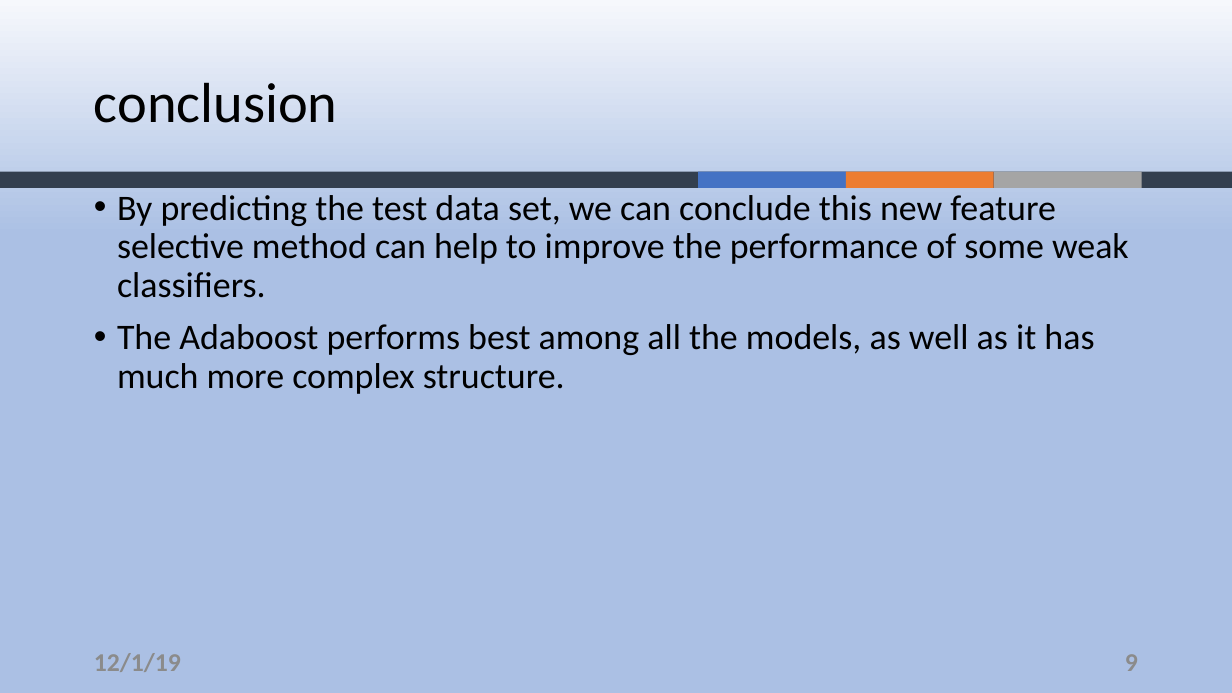
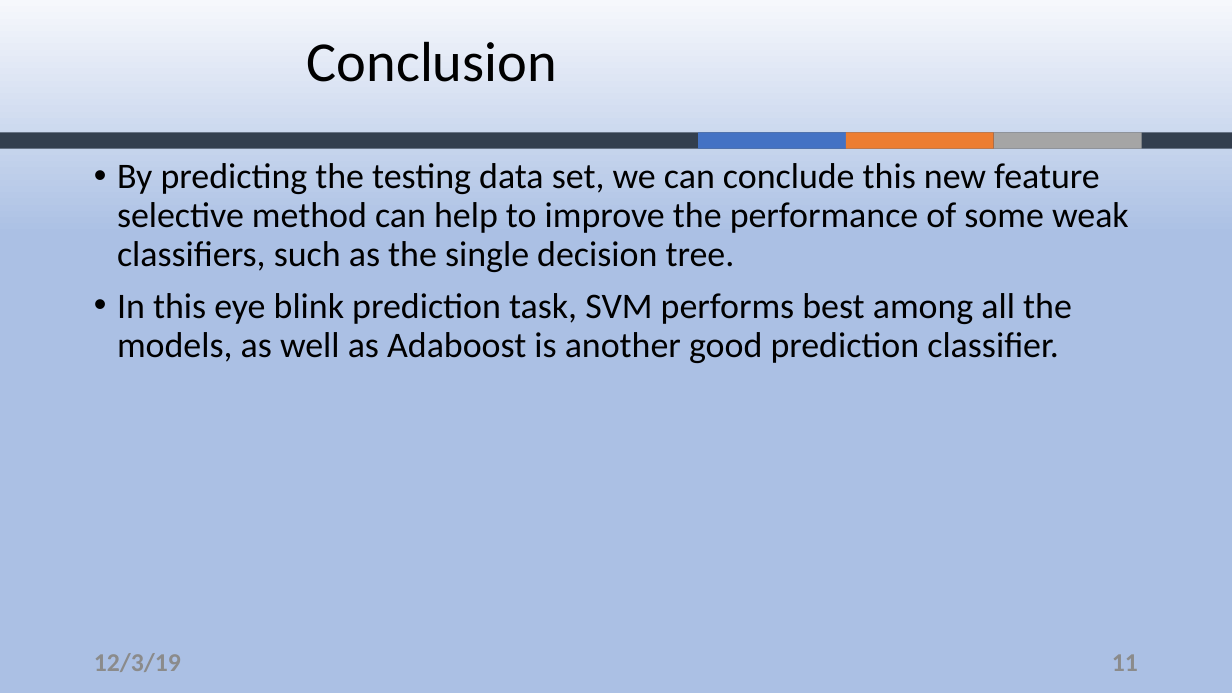
Before and after one commit to ZouYao0720/final-project-, a slide deck: slide 11 of final-presentation.pptx (slide 9 before the commit). Drawn at 1232x693 pixels with LibreOffice and Linux fonts; fonts in the diff are those of the drawing; background and template pictures are left out. Boxes give left, top, right and bottom in pixels: in the first picture for what was removed or moved away, otherwise in the second. Text is boxed around its words. In the diff, an @@ line names an element or a change of style, - is before the commit and + after.

```diff
--- a/final-presentation.pptx
+++ b/final-presentation.pptx
@@ title at box(307, 41, 557, 82): text changed @@
-conclusion
+Conclusion
@@ 4 rectangles: place and size @@
-4 rectangles at box(0, 172, 1232, 189)
+4 rectangles at box(0, 132, 1232, 149)
@@ text at box(117, 163, 1129, 363): text changed @@
-• By predicting the test data set, we can conclude this new feature selective method can help to improve the performance of some weak classifiers.
-• The Adaboost performs best among all the models, as well as it has much more complex structure.
+• By predicting the testing data set, we can conclude this new feature selective method can help to improve the performance of some weak classifiers, such as the single decision tree.
+• In this eye blink prediction task, SVM performs best among all the models, as well as Adaboost is another good prediction classifier.
@@ text at box(94, 653, 181, 672): text changed @@
-12/1/19
+12/3/19
@@ page number at box(1112, 654, 1138, 671): text changed @@
-9
+11
```
Also in this commit, not shown: 8 other slides changed, 3 slides added, 2 slides removed.
